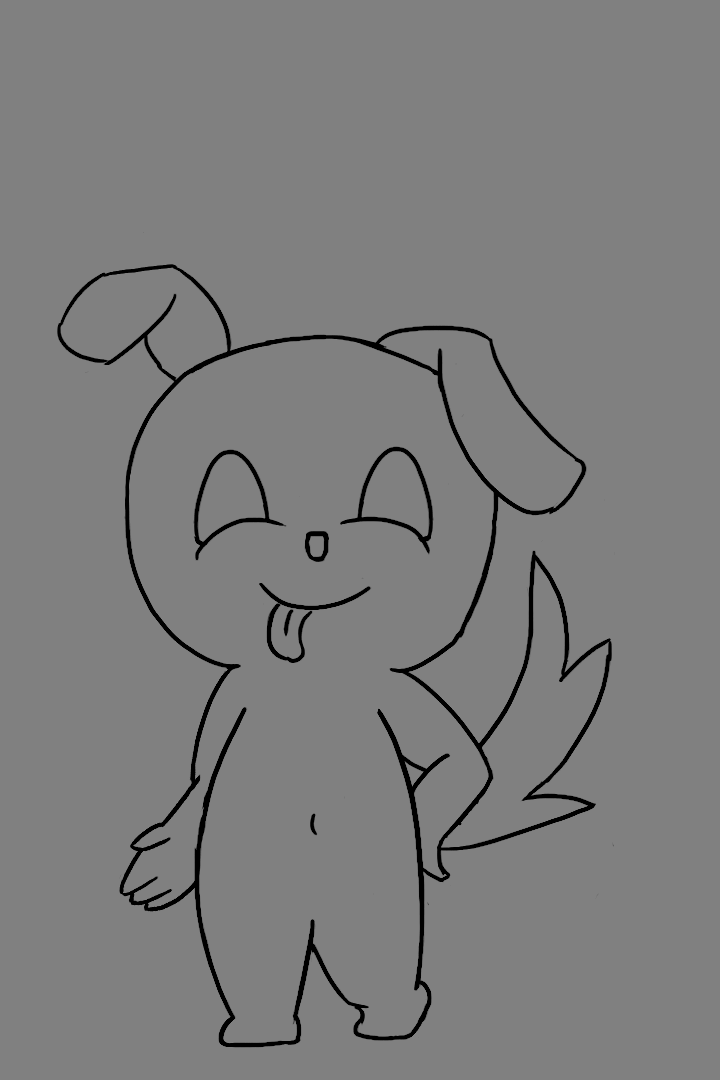
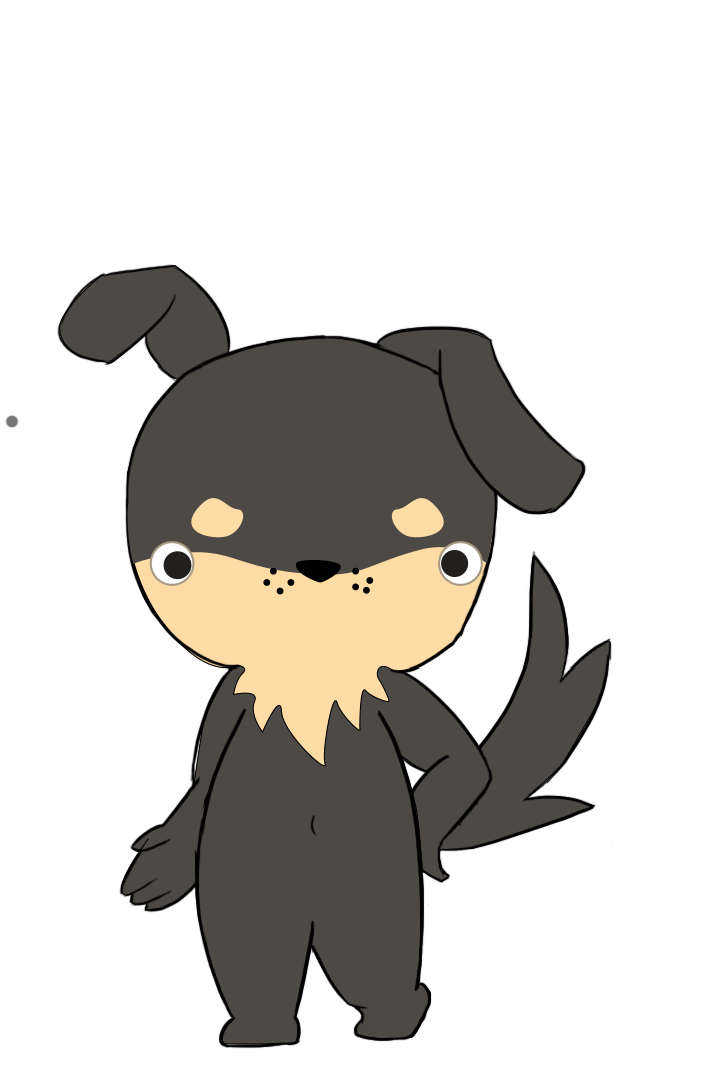
Before/after of a 720x1080 layered artwork. What changed in the layer stack:
added layer "dogBase" above "Black & White 1" over (x1=4, y1=231, x2=624, y2=1049)
moved "Layer 18" into group "Group 1" over (x1=57, y1=264, x2=612, y2=851)
moved "Layer 17" into group "Group 1" over (x1=126, y1=231, x2=624, y2=906)
moved "Layer 15" into group "Group 1" over (x1=119, y1=664, x2=238, y2=912)
moved "Layer 13" into group "Group 1" over (x1=118, y1=334, x2=499, y2=1048)
hid "Background" over (x1=0, y1=0, x2=720, y2=1080)
